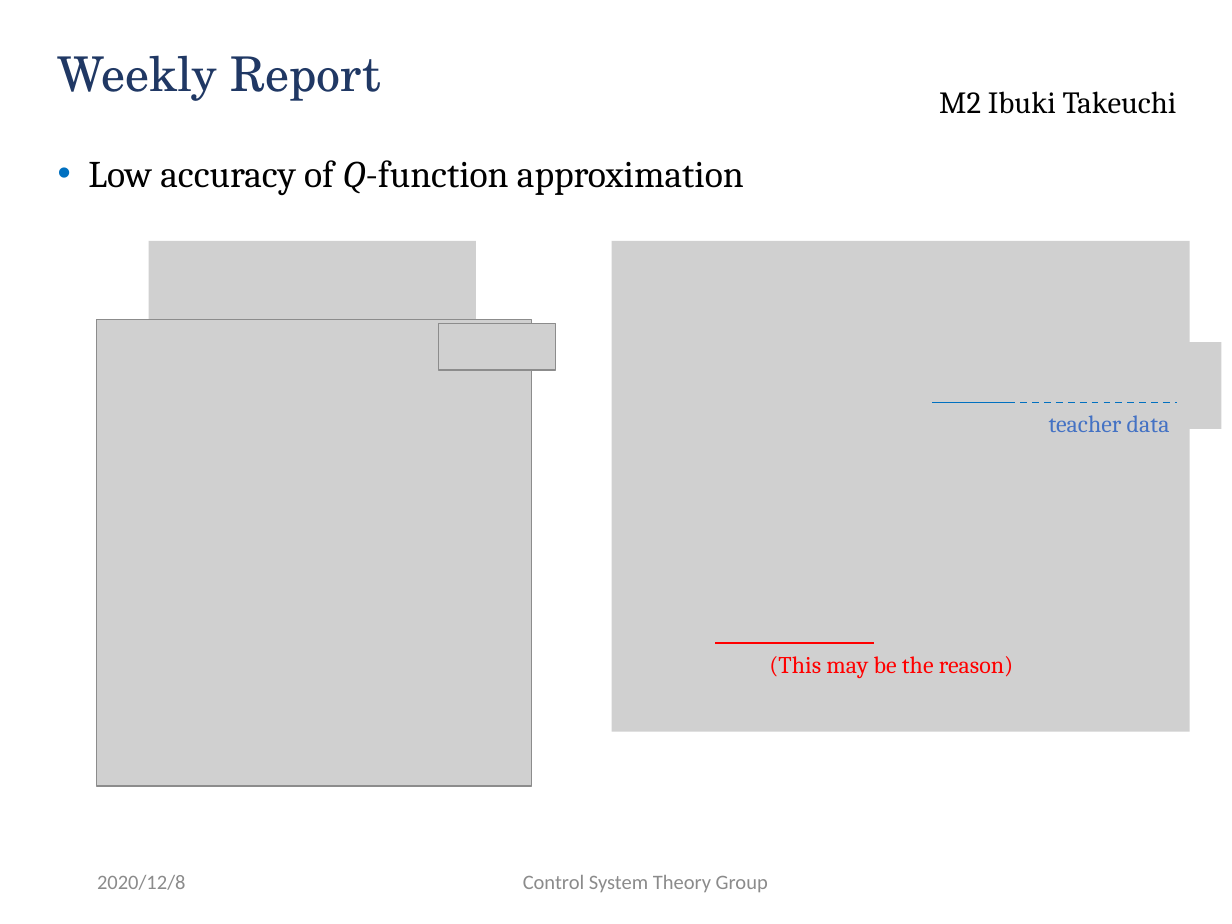
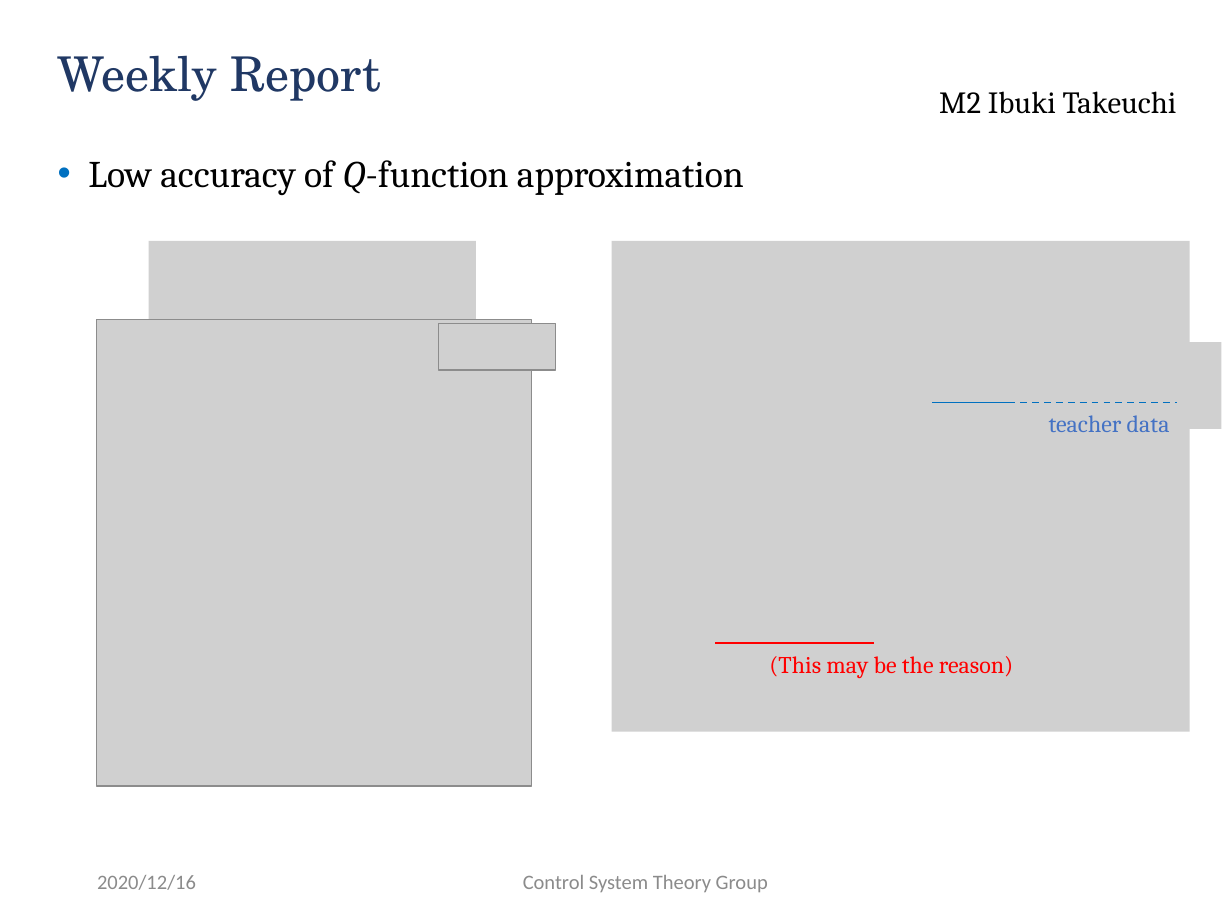
Before and after one commit to ibuki1024/weekly_report, a slide deck: slide 1 of report.pptx. Drawn at 1232x924 pixels with LibreOffice and Linux fonts; fonts in the diff are those of the drawing; grey boxes stand for pictures; background and template pictures are left out. Boxes give left, top, right and bottom in pixels: in the first picture for what was removed or moved away, otherwise in the second. Text is boxed around its words. In the diff, an @@ line names an element or a change of style, - is before the commit and + after.

Commit message:
report to kk

```diff
--- a/report.pptx
+++ b/report.pptx
@@ text at [97,875,196,890]: text changed @@
-2020/12/8
+2020/12/16
```
Also in this commit, not shown: 6 other slides changed, 4 slides added.
